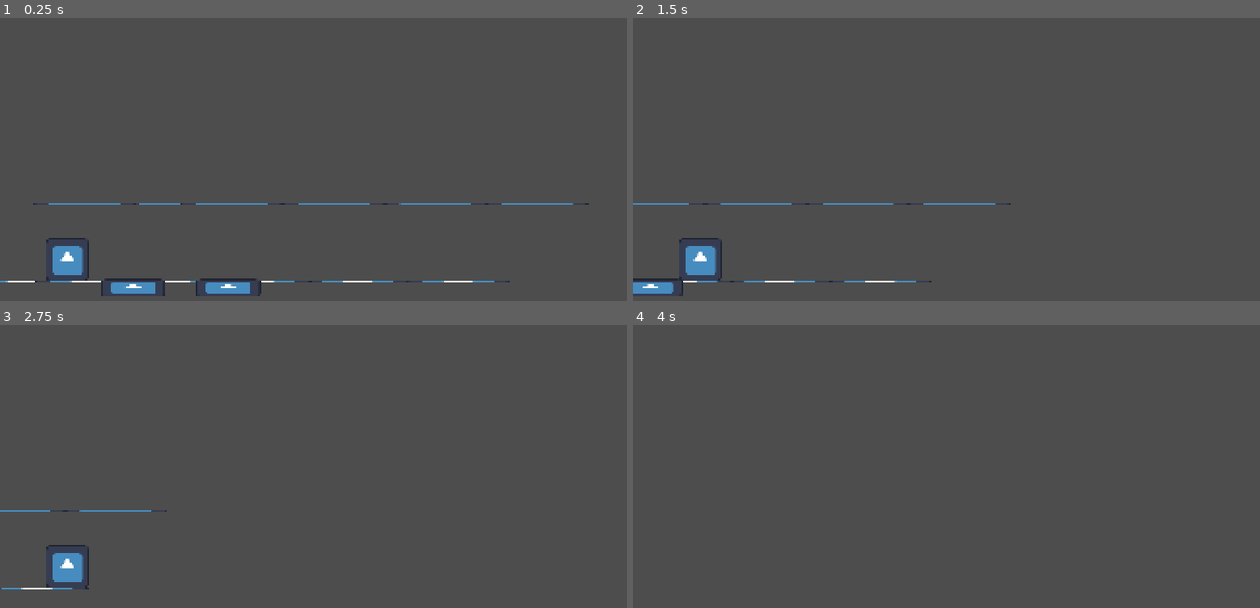
Above: before the commit, frames 1-4 (two rows, left to right).
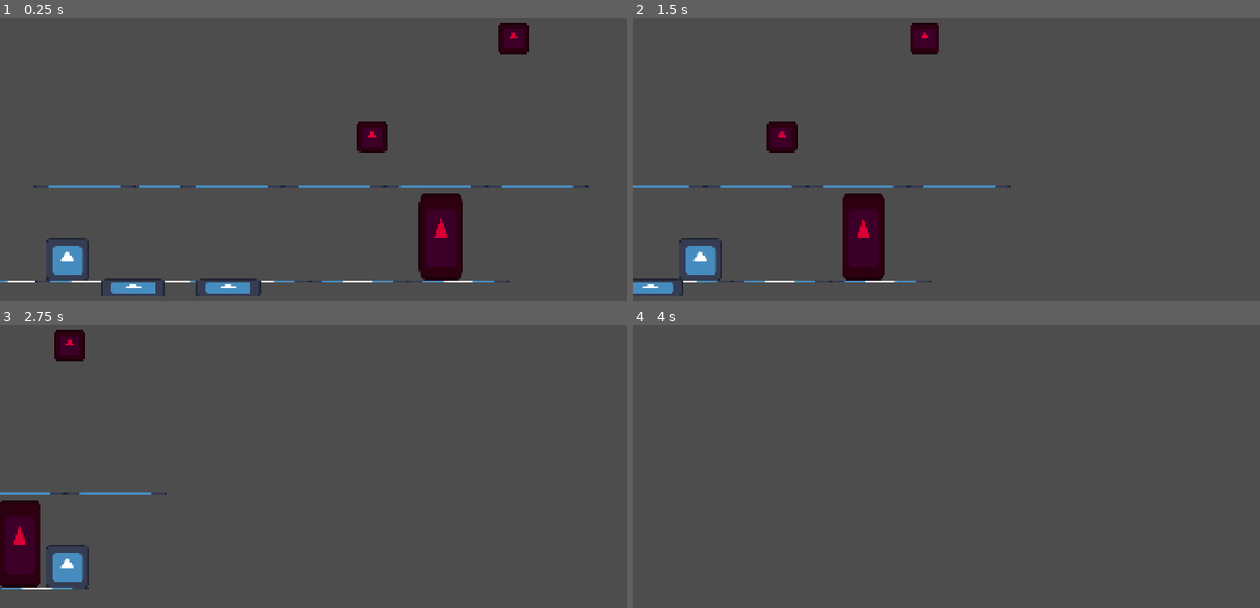
Above: after the commit, the same moments.

Repository: ricargoes/LayeredWheel
Game: Godot game, scene res://src/world.tscn
The game is run twice, just before and just after one commit, with the same random seed, the same clock (stepped at 60 frames per second) and the same inputs. The engine's default icon, where the game draws it, is replaced by a stand-in: a white triangle on a blue panel in a dark square.
Inputs:
- Up to frame 1 (0.25 s): no input
- Up to frame 2 (1.5 s): hold C (change_layer) 0.53-1.28 s; tap Space (jump) at 0.77 s; tap C (change_layer) at 1.35 s
- Up to frame 3 (2.75 s): tap Space (jump) at 1.52 s; hold S (down) from 2.03 s (still down); hold C (change_layer) from 2.03 s (still down)
- Up to frame 4 (4 s): release S (down) at 2.78 s; release C (change_layer) at 2.78 s; tap C (change_layer) at 2.85 s; tap Space (jump) at 3.02, 3.77 s; hold C (change_layer) from 3.53 s (still down)

The runs differ from the first frame. In frame 1, 4.2% of the frame differs, in the area x 5-94%, y 1-93%; in frame 2, 3.7%; in frame 3, 2.8%; in frame 4, nothing differs.

Commit message:
enemies

Diff:
--- a/project.godot
+++ b/project.godot
@@ -50,6 +50,7 @@
 2d_physics/layer_1="Player"
 2d_physics/layer_2="Ground"
 2d_physics/layer_3="Hazards"
+2d_physics/layer_4="Enemy"
 
 [physics]
 
--- /dev/null
+++ b/src/characters/enemy.gd
@@ -0,0 +1,25 @@
+extends Area2D
+
+
+@export
+var does_fly: bool = false
+@export
+var base_flying_speed: float = 30
+
+var flying_speed: float
+
+func _ready() -> void:
+	flying_speed = (0.8 + 0.4*randf())*base_flying_speed
+
+func _on_body_entered(body: Wheel) -> void:
+	if body.outer_layer in [GameLibrary.Element.Fire, GameLibrary.Element.Electricity]:
+		die()
+	else:
+		body.hurt()
+
+func _physics_process(delta: float) -> void:
+	if does_fly:
+		position.x -= flying_speed*delta
+
+func die() -> void:
+	queue_free()
--- /dev/null
+++ b/src/characters/flying_enemy.tscn
@@ -0,0 +1,33 @@
+[gd_scene format=3 uid="uid://bkttgdticlx82"]
+
+[ext_resource type="Script" uid="uid://jc2r5otsd3rf" path="res://src/characters/enemy.gd" id="1_doobi"]
+[ext_resource type="Texture2D" uid="uid://djpb8v3usvygg" path="res://icon.svg" id="2_x2nfq"]
+
+[sub_resource type="SpriteFrames" id="SpriteFrames_kvonq"]
+animations = [{
+"frames": [{
+"duration": 1.0,
+"texture": ExtResource("2_x2nfq")
+}],
+"loop": 1,
+"name": &"default",
+"speed": 5.0
+}]
+
+[sub_resource type="RectangleShape2D" id="RectangleShape2D_3uoas"]
+size = Vector2(90, 88)
+
+[node name="FlyingEnemy" type="Area2D" unique_id=527522406]
+collision_layer = 0
+script = ExtResource("1_doobi")
+does_fly = true
+
+[node name="AnimatedSprite2D" type="AnimatedSprite2D" parent="." unique_id=669209388]
+self_modulate = Color(0.8420999, 0, 0.20929366, 1)
+scale = Vector2(0.7, 0.7)
+sprite_frames = SubResource("SpriteFrames_kvonq")
+
+[node name="CollisionShape2D" type="CollisionShape2D" parent="." unique_id=625893164]
+shape = SubResource("RectangleShape2D_3uoas")
+
+[connection signal="body_entered" from="." to="." method="_on_body_entered"]
--- /dev/null
+++ b/src/characters/standing_enemy.tscn
@@ -0,0 +1,32 @@
+[gd_scene format=3 uid="uid://b7k5eyanfhixp"]
+
+[ext_resource type="Script" uid="uid://jc2r5otsd3rf" path="res://src/characters/enemy.gd" id="1_f0p3l"]
+[ext_resource type="Texture2D" uid="uid://djpb8v3usvygg" path="res://icon.svg" id="1_f27r6"]
+
+[sub_resource type="SpriteFrames" id="SpriteFrames_kvonq"]
+animations = [{
+"frames": [{
+"duration": 1.0,
+"texture": ExtResource("1_f27r6")
+}],
+"loop": 1,
+"name": &"default",
+"speed": 5.0
+}]
+
+[sub_resource type="RectangleShape2D" id="RectangleShape2D_3uoas"]
+size = Vector2(126, 254)
+
+[node name="StandingEnemy" type="Area2D" unique_id=527522406]
+collision_layer = 0
+script = ExtResource("1_f0p3l")
+
+[node name="AnimatedSprite2D" type="AnimatedSprite2D" parent="." unique_id=669209388]
+self_modulate = Color(0.8420999, 0, 0.20929366, 1)
+scale = Vector2(1, 2)
+sprite_frames = SubResource("SpriteFrames_kvonq")
+
+[node name="CollisionShape2D" type="CollisionShape2D" parent="." unique_id=625893164]
+shape = SubResource("RectangleShape2D_3uoas")
+
+[connection signal="body_entered" from="." to="." method="_on_body_entered"]
--- a/src/characters/wheel.gd
+++ b/src/characters/wheel.gd
@@ -1,6 +1,6 @@
-extends CharacterBody2D
+class_name Wheel extends CharacterBody2D
 
-const JUMP_FORCE = 9000
+const JUMP_FORCE = 10000
 const MAX_JUMP_IMPULSE_TIME: float = 0.2
 
 @export
--- a/src/characters/wheel.tscn
+++ b/src/characters/wheel.tscn
@@ -77,3 +77,4 @@
 shape = SubResource("CircleShape2D_3uoas")
 
 [node name="ActiveLayerLifespan" type="Timer" parent="." unique_id=468315740]
+one_shot = true
--- a/src/world.tscn
+++ b/src/world.tscn
@@ -4,6 +4,8 @@
 [ext_resource type="PackedScene" uid="uid://c52axfdqsgime" path="res://src/characters/wheel.tscn" id="2_0qwtu"]
 [ext_resource type="PackedScene" uid="uid://bkimcg61o4n8h" path="res://src/stage/elemental_source.tscn" id="3_0qwtu"]
 [ext_resource type="Script" uid="uid://xtmofsaqxxj8" path="res://src/side_scroller_camera.gd" id="4_t101k"]
+[ext_resource type="PackedScene" uid="uid://b7k5eyanfhixp" path="res://src/characters/standing_enemy.tscn" id="5_36ipd"]
+[ext_resource type="PackedScene" uid="uid://bkttgdticlx82" path="res://src/characters/flying_enemy.tscn" id="6_usxdn"]
 
 [node name="World" type="Node2D" unique_id=269513847]
 
@@ -28,25 +30,29 @@
 position = Vector2(620, 991)
 
 [node name="Platform7" parent="Ground" unique_id=969759423 instance=ExtResource("1_xlegt")]
-position = Vector2(620, 761)
+position = Vector2(620, 708)
 
 [node name="Platform11" parent="Ground" unique_id=1932226058 instance=ExtResource("1_xlegt")]
-position = Vector2(1693, 761)
+position = Vector2(1693, 708)
 
 [node name="Platform12" parent="Ground" unique_id=1504089302 instance=ExtResource("1_xlegt")]
-position = Vector2(786, 761)
+position = Vector2(786, 708)
 
 [node name="Platform8" parent="Ground" unique_id=367996158 instance=ExtResource("1_xlegt")]
-position = Vector2(1392, 761)
+position = Vector2(1392, 708)
 
 [node name="Platform9" parent="Ground" unique_id=987213078 instance=ExtResource("1_xlegt")]
-position = Vector2(1091, 761)
+position = Vector2(1091, 708)
 
 [node name="Platform10" parent="Ground" unique_id=1510379824 instance=ExtResource("1_xlegt")]
-position = Vector2(350, 761)
+position = Vector2(350, 708)
 
 [node name="Wheel" parent="." unique_id=1984499010 instance=ExtResource("2_0qwtu")]
 position = Vector2(175, 912)
+
+[node name="SideScrollerCamera" type="Camera2D" parent="." unique_id=1566799038 node_paths=PackedStringArray("followee")]
+script = ExtResource("4_t101k")
+followee = NodePath("../Wheel")
 
 [node name="Puddles" type="Node2D" parent="." unique_id=533070988]
 
@@ -55,7 +61,15 @@
 
 [node name="Puddle2" parent="Puddles" unique_id=627847792 instance=ExtResource("3_0qwtu")]
 position = Vector2(777, 990)
+type = 2
 
-[node name="SideScrollerCamera" type="Camera2D" parent="." unique_id=1566799038 node_paths=PackedStringArray("followee")]
-script = ExtResource("4_t101k")
-followee = NodePath("../Wheel")
+[node name="Enemies" type="Node2D" parent="." unique_id=485325726]
+
+[node name="StandingEnemy" parent="Enemies" unique_id=527522406 instance=ExtResource("5_36ipd")]
+position = Vector2(1408, 858)
+
+[node name="FlyingEnemy" parent="Enemies" unique_id=2072658663 instance=ExtResource("6_usxdn")]
+position = Vector2(1211, 562)
+
+[node name="FlyingEnemy2" parent="Enemies" unique_id=1883505456 instance=ExtResource("6_usxdn")]
+position = Vector2(1630, 270)
Not shown, added: src/characters/enemy.gd.uid
